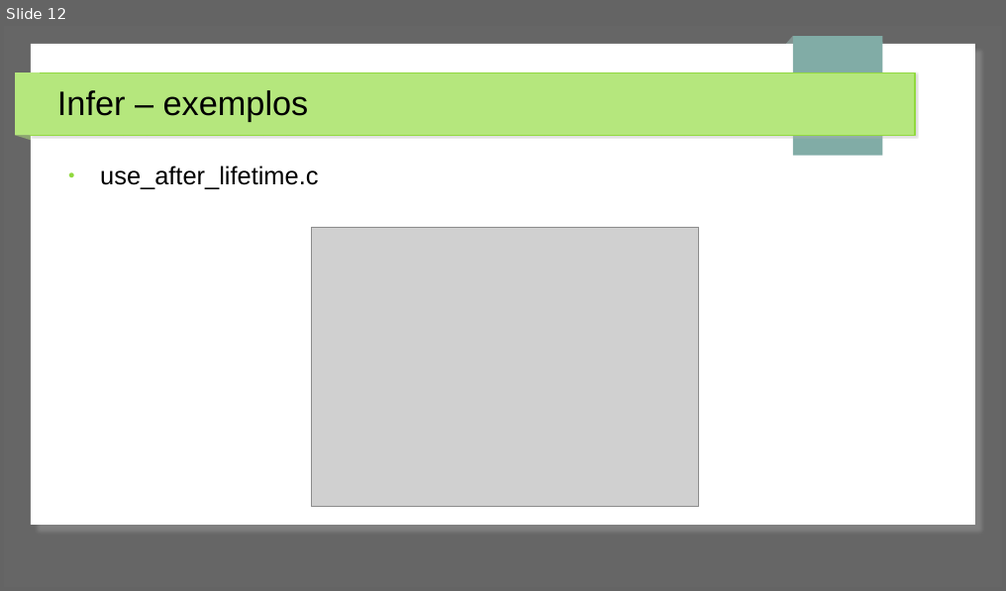
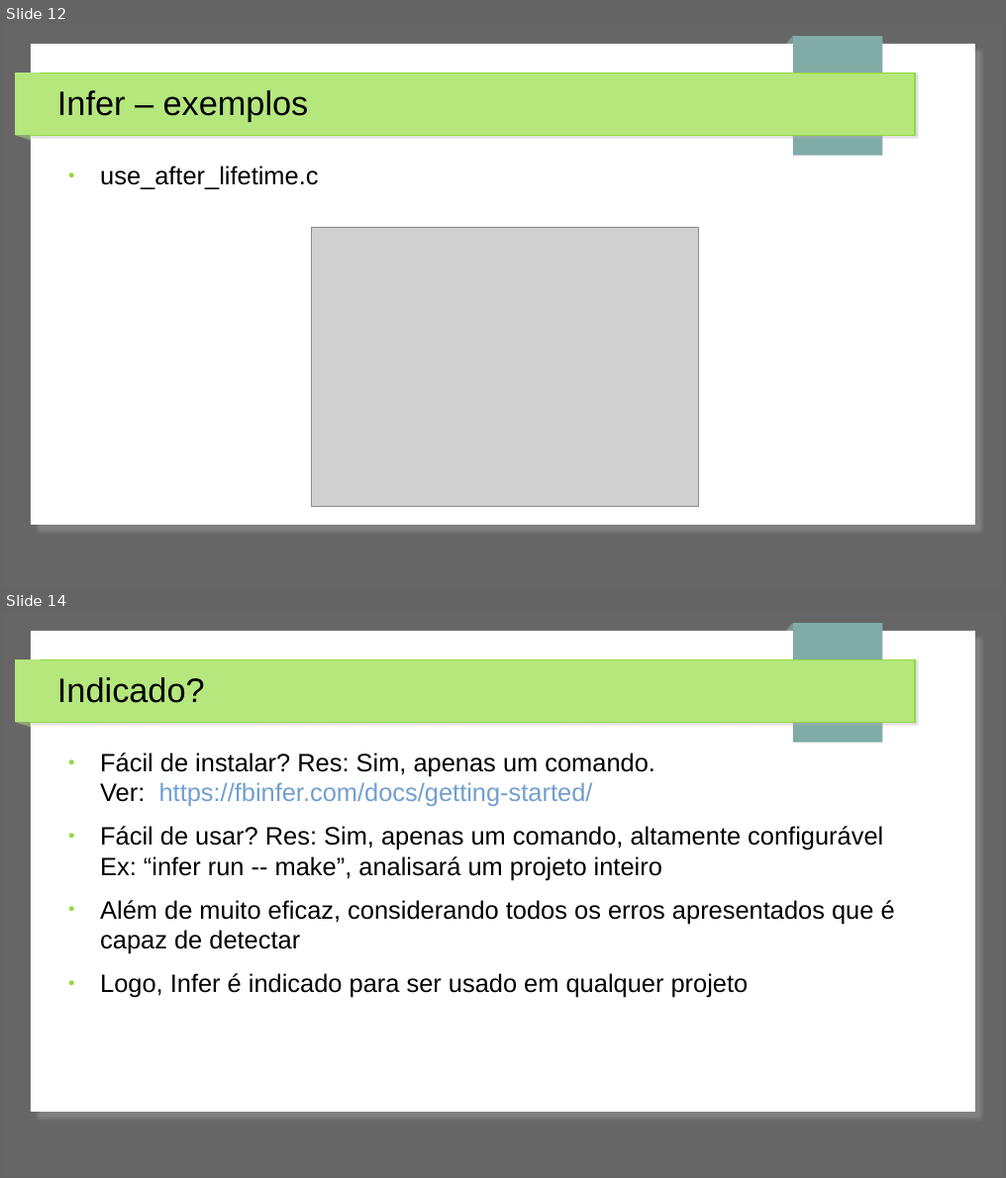
Before and after one commit to jpantonow/SB-T1-ANALISADORES, a slide deck: Slides.odp. Shown one above the other, each under a label of ours: slide 12 before the commit, slides 12 and 14 after it; the slides between them are not shown. The pictures are 1006x591 and 1006x1178 pixels, drawn with LibreOffice and Linux fonts; fonts in the diff are those of the drawing; grey boxes stand for pictures. Boxes give left, top, right and bottom in pixels: in the first picture for what was removed or moved away, otherwise in the second. Text is boxed around its words. In the diff, an @@ line names an element or a change of style, - is before the commit and + after.

Commit message:
mais slides infer

```diff
--- a/Slides.odp
+++ b/Slides.odp
@@ slide 14 added at (4, 613, 1002, 1174), background #666666; not listed: 7 template elements that a slide beside it also shows @@
@@ title added at (57, 677, 205, 703), 27 pt, text #000000 @@
+Indicado?
@@ text added at (100, 753, 895, 998), 20 pt, text #000000 @@
+● Fácil de instalar? Res: Sim, apenas um comando.
+  Ver: https://fbinfer.com/docs/getting-started/
+● Fácil de usar? Res: Sim, apenas um comando, altamente configurável
+  Ex: “infer run -- make”, analisará um projeto inteiro
+● Além de muito eficaz, considerando todos os erros apresentados que é capaz de detectar
+● Logo, Infer é indicado para ser usado em qualquer projeto
```
Also in this commit, not shown: 2 slides changed.
